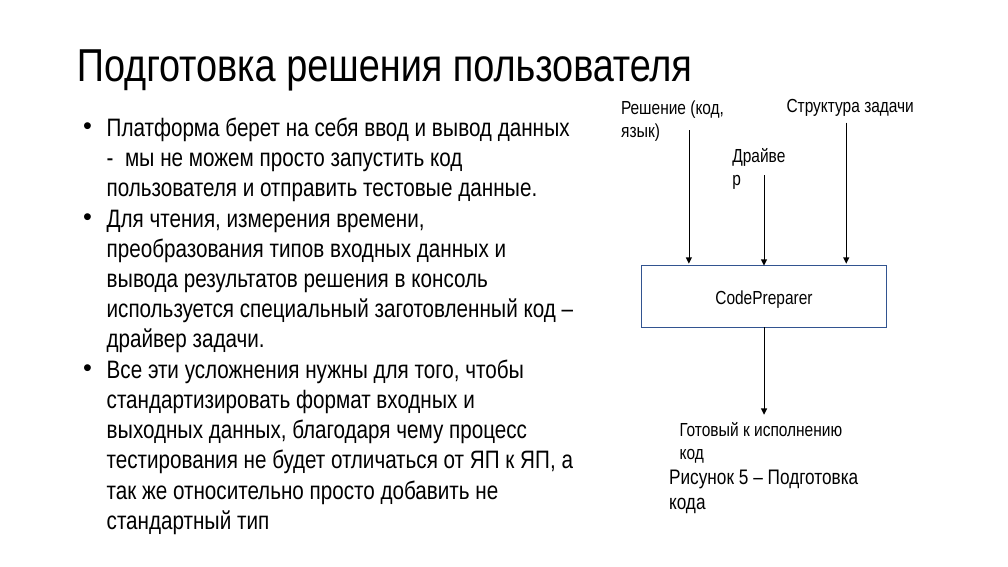
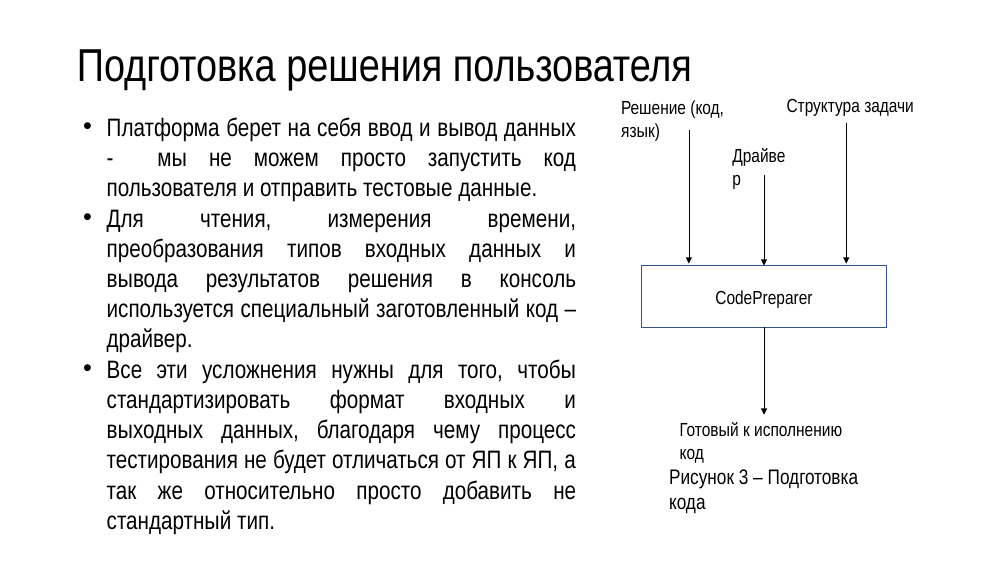
Before and after one commit to R3nnyWeb/codest-open, a slide deck: slide 5 of Презентация Microsoft PowerPoint.pptx (slide 6 before the commit). Drawn at 1008x567 pixels with LibreOffice and Linux fonts; fonts in the diff are those of the drawing; background and template pictures are left out. Boxes give left, top, right and bottom in pixels: in the first picture for what was removed or moved away, otherwise in the second. Text is boxed around its words. In the diff, an @@ line names an element or a change of style, - is before the commit and + after.

Commit message:
some presentation

```diff
--- a/Презентация Microsoft PowerPoint.pptx
+++ b/Презентация Microsoft PowerPoint.pptx
@@ text at [107,117,576,202]: alignment left to justified @@
@@ text at [107,209,577,535]: text changed @@
-• Для чтения, измерения времени, преобразования типов входных данных и вывода результатов решения в консоль используется специальный заготовленный код – драйвер задачи.
-• Все эти усложнения нужны для того, чтобы стандартизировать формат входных и выходных данных, благодаря чему процесс тестирования не будет отличаться от ЯП к ЯП, а так же относительно просто добавить не стандартный тип
+• Для чтения, измерения времени, преобразования типов входных данных и вывода результатов решения в консоль используется специальный заготовленный код – драйвер.
+• Все эти усложнения нужны для того, чтобы стандартизировать формат входных и выходных данных, благодаря чему процесс тестирования не будет отличаться от ЯП к ЯП, а так же относительно просто добавить не стандартный тип.
@@ text at [669,469,859,514]: text changed @@
-Рисунок 5 – Подготовка кода
+Рисунок 3 – Подготовка кода
```
Also in this commit, not shown: 4 other slides changed, 10 slides added, 1 slide removed, 1 other file.
